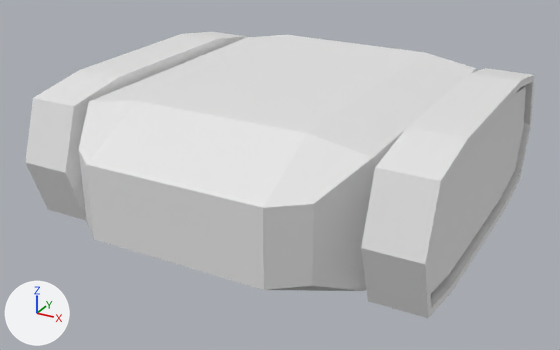
Before and after pictures for a commit that changed the FBX model Assets/Models/tank.fbx.
Both versions are drawn from a 50 mm camera at (4.87, -9.3, 4.06) aimed at (-0.12, -0.24, -0.47). The axes (+X, +Y, +Z) are drawn at lower left. The lights are the same throughout.

The older version as bpy lines, for what is in view:
```python
me_cube_001 = bpy.data.meshes.new('Cube.001')
me_cube_001.from_pydata(...)  # 340 vertices, 338 faces; spans x -2.82..2.82, y -3.0..3.0, z -1.25..1.0
me_cube_001.materials.append(mat_material)  # white #e7e7e7
ob_cube = bpy.data.objects.new('Cube', me_cube_001)
ob_cube.location = (0.0, 0.0, 0.0)
```
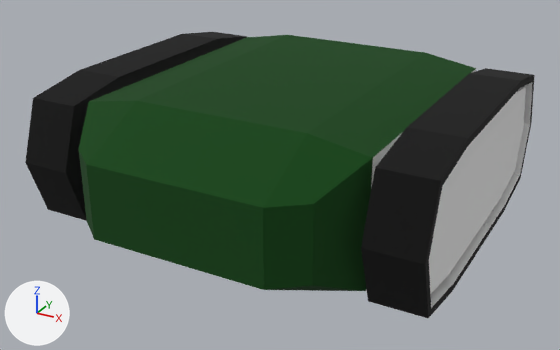
Changed parts and their boxes (x1, y1, x2, y2) in the pictures (560 x 350 px):
```json
{"part": 1, "of": "me_cube_001", "change": "recoloured", "before": [79, 35, 476, 291], "after": [79, 35, 476, 291], "on screen": "white to green"}
{"part": 2, "of": "me_cube_001", "change": "recoloured", "before": [81, 32, 247, 85], "after": [81, 32, 247, 85], "on screen": "white to black"}
{"part": 3, "of": "me_cube_001", "change": "recoloured", "before": [408, 68, 535, 290], "after": [408, 68, 535, 290], "on screen": "white to black"}
{"part": 4, "of": "me_cube_001", "change": "recoloured", "before": [25, 70, 128, 221], "after": [25, 70, 128, 221], "on screen": "white to black"}
{"part": 5, "of": "me_cube_001", "change": "recoloured", "before": [361, 127, 468, 318], "after": [361, 127, 468, 318], "on screen": "white to black"}
```

Edits to the scene script, one JSON object a line:
```json
{"op": "add", "block": "mat_black", "code": ["mat_black = principled_material('Black')", "mat_black.base_color = (0.0, 0.0, 0.0)  # black #000000", "mat_black.roughness = 1.0"]}
{"op": "add", "block": "mat_green", "code": ["mat_green = principled_material('Green')", "mat_green.base_color = (0.0, 0.0532, 0.0013)  # dark green #004104", "mat_green.roughness = 1.0"]}
{"block": "me_cube_001", "where": "me_cube_001.from_pydata(...)  # 340 vertices, 338 faces; spans x -2.82..2.82, y -3.0..3.0, z -1.25..1.0"}
{"block": "me_cube_001", "where": "# used by ob_cube; location = (0.0, 0.0, 0.0)"}
{"block": "me_cube_001", "change": "me_cube_001 part 1: all 146 faces centred in x -1.81..1.81, y -3.0..3.0, z -1.25..1.0 switch from mat_material (white #e7e7e7) to mat_green (dark green #004104)"}
{"block": "me_cube_001", "change": "me_cube_001 part 2: 18 of the faces centred in x -2.82..-2.1, y 0.0..2.32, z -0.99..0.99 switch from mat_material (white #e7e7e7) to mat_black (black #000000)"}
{"block": "me_cube_001", "change": "me_cube_001 part 3: 18 of the faces centred in x 2.1..2.82, y 0.0..2.32, z -0.99..0.99 switch from mat_material (white #e7e7e7) to mat_black (black #000000)"}
{"block": "me_cube_001", "change": "me_cube_001 part 4: 12 of the faces centred in x -2.82..-2.1, y -2.32..-1.54, z -0.91..0.91 switch from mat_material (white #e7e7e7) to mat_black (black #000000)"}
{"block": "me_cube_001", "change": "me_cube_001 part 5: 12 of the faces centred in x 2.1..2.82, y -2.32..-1.54, z -0.91..0.91 switch from mat_material (white #e7e7e7) to mat_black (black #000000)"}
```
